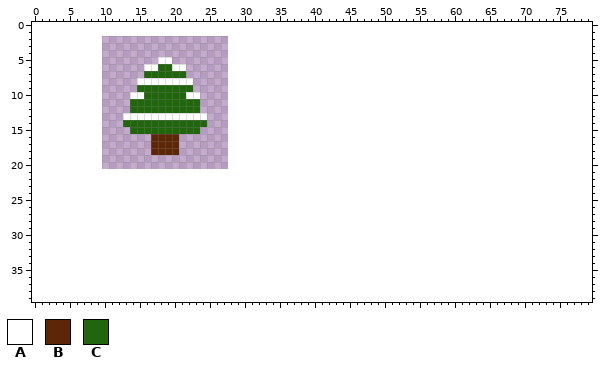
Sprite sheet, stored at res/tiles/winter/deco/tree1.png. This is how it looked before the edit.
The file is 18x19 pixels. The old version is drawn lined up with the new one, on the new canvas.
Palette (. is transparent): A #ffffff  B #5c2607  C #21660c
Pixels before (only the part around the change), first column x 0:
 0 ................................................................................
 1 ................................................................................
 2 ................................................................................
 3 ................................................................................
 4 ................................................................................
 5 ..................AA............................................................
 6 ................AACCAA..........................................................
 7 ................CCCCCC..........................................................
 8 ...............AAAAAAAA.........................................................
 9 ...............CCCCCCCC.........................................................
10 ..............AACCCCCCAA........................................................
11 ..............CCCCCCCCCC........................................................
12 ..............CCCCCCCCCC........................................................
13 .............AAAAAAAAAAAA.......................................................
14 .............CCCCCCCCCCCC.......................................................
15 ..............CCCCCCCCCC........................................................
16 .................BBBB...........................................................
17 .................BBBB...........................................................
18 .................BBBB...........................................................
19 ................................................................................
20 ................................................................................
21 ................................................................................
22 ................................................................................
23 ................................................................................
24 ................................................................................
25 ................................................................................
26 ................................................................................
27 ................................................................................
28 ................................................................................
29 ................................................................................
30 ................................................................................
31 ................................................................................
32 ................................................................................
33 ................................................................................
34 ................................................................................
35 ................................................................................
36 ................................................................................
37 ................................................................................
38 ................................................................................
39 ................................................................................
And afterwards:
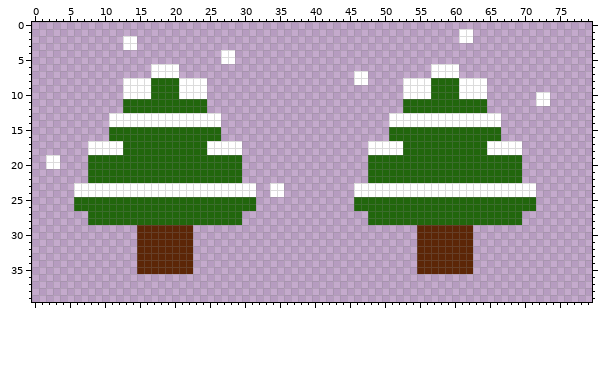
Diff:
canvas 18x19 -> 80x40, the old top-left corner now at 10,2
y 1: x 61..62 .. -> AA
y 2: x 13..14 .. -> AA; x 61..62 .. -> AA
y 3: x 13..14 .. -> AA
y 4: x 27..28 .. -> AA
y 5: x 18..19 AA -> ..; x 27..28 .. -> AA
y 6: x 16 A -> .; x 18..19 CC -> AA; x 21 A -> .; x 57..60 .... -> AAAA
y 7: x 16..21 CCCCCC -> .AAAA.; x 46..47 .. -> AA; x 57..60 .... -> AAAA
y 8: x 13..14 .. -> AA; x 17..20 AAAA -> CCCC; x 23..24 .. -> AA; x 46..47 .. -> AA; x 53..64 ............ -> AAAACCCCAAAA
y 9: x 13..16 ..CC -> AAAA; x 21..24 CC.. -> AAAA; x 53..64 ............ -> AAAACCCCAAAA
y 10: x 13 . -> A; x 16 C -> A; x 21 C -> A; x 24 . -> A; x 53..64 ............ -> AAAACCCCAAAA; x 72..73 .. -> AA
y 11: x 13 . -> C; x 24 . -> C; x 53..64 ............ -> CCCCCCCCCCCC; x 72..73 .. -> AA
y 12: x 13 . -> C; x 24 . -> C; x 53..64 ............ -> CCCCCCCCCCCC
y 13: x 11..12 .. -> AA; x 25..26 .. -> AA; x 51..66 ................ -> AAAAAAAAAAAAAAAA
y 14: x 11..26 ..CCCCCCCCCCCC.. -> AAAAAAAAAAAAAAAA; x 51..66 ................ -> AAAAAAAAAAAAAAAA
y 15: x 11..13 ... -> CCC; x 24..26 ... -> CCC; x 51..66 ................ -> CCCCCCCCCCCCCCCC
y 16: x 11..26 ......BBBB...... -> CCCCCCCCCCCCCCCC; x 51..66 ................ -> CCCCCCCCCCCCCCCC
y 17..18: x 8..29 .........BBBB......... -> AAAAACCCCCCCCCCCCAAAAA; x 48..69 ...................... -> AAAAACCCCCCCCCCCCAAAAA
y 19..20: x 2..3 .. -> AA; x 8..29 ...................... -> CCCCCCCCCCCCCCCCCCCCCC; x 48..69 ...................... -> CCCCCCCCCCCCCCCCCCCCCC
y 21..22: x 8..29 ...................... -> CCCCCCCCCCCCCCCCCCCCCC; x 48..69 ...................... -> CCCCCCCCCCCCCCCCCCCCCC
y 23..24: x 6..31 .......................... -> AAAAAAAAAAAAAAAAAAAAAAAAAA; x 34..35 .. -> AA; x 46..71 .......................... -> AAAAAAAAAAAAAAAAAAAAAAAAAA
y 25..26: x 6..31 .......................... -> CCCCCCCCCCCCCCCCCCCCCCCCCC; x 46..71 .......................... -> CCCCCCCCCCCCCCCCCCCCCCCCCC
y 27..28: x 8..29 ...................... -> CCCCCCCCCCCCCCCCCCCCCC; x 48..69 ...................... -> CCCCCCCCCCCCCCCCCCCCCC
y 29..35: x 15..22 ........ -> BBBBBBBB; x 55..62 ........ -> BBBBBBBB
Where, in picture pixels (left, top, right, bottom), the same in both pictures:
added: (459, 29, 473, 43)
changed: (46, 36, 284, 274)
added: (354, 64, 536, 274)
added: (536, 92, 550, 106)
